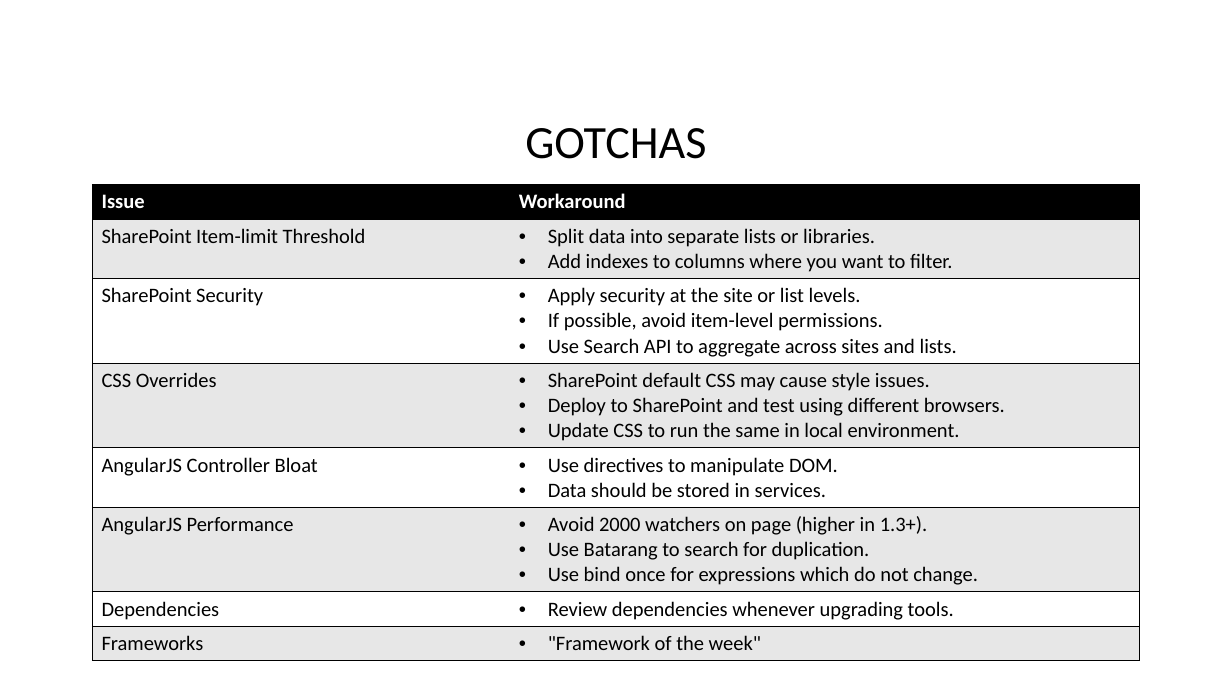
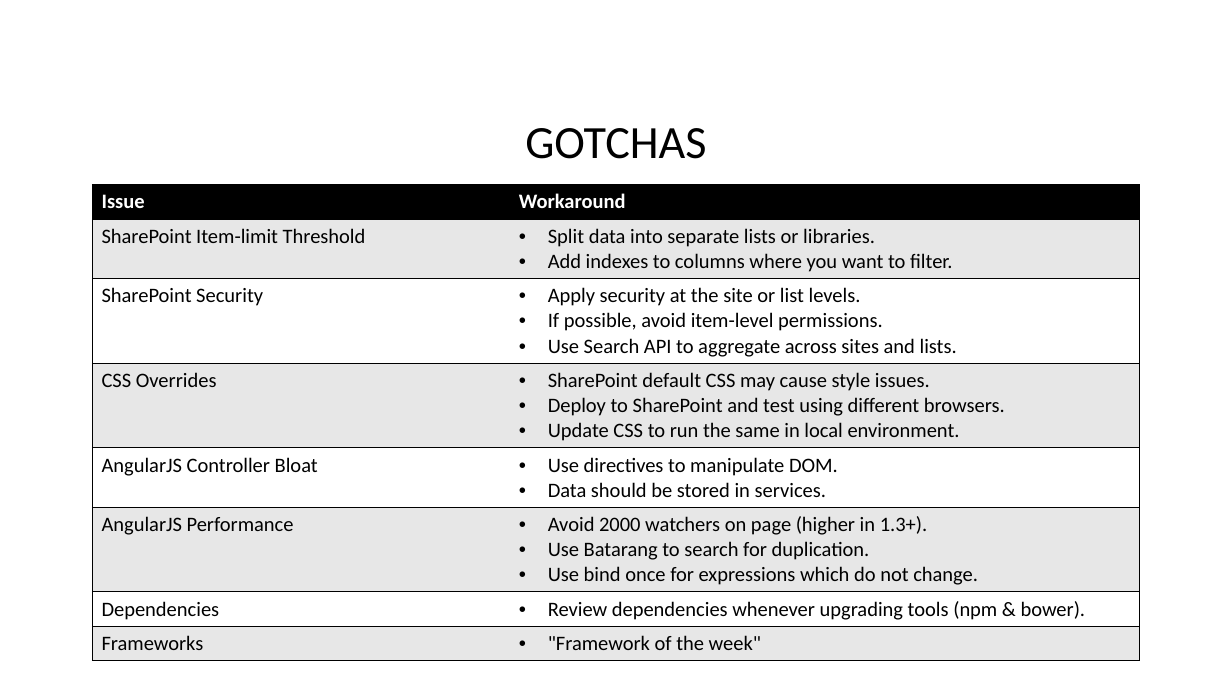
Before and after one commit to spietrek/spsdc2015, a slide deck: slide 31 of Building SPAs in SharePoint Using AngularJS.pptx. Drawn at 1232x693 pixels with LibreOffice and Linux fonts; fonts in the diff are those of the drawing. Boxes give left, top, right and bottom in pixels: in the first picture for what was removed or moved away, otherwise in the second. Text is boxed around its words. In the diff, an @@ line names an element or a change of style, - is before the commit and + after.

```diff
--- a/Building SPAs in SharePoint Using AngularJS.pptx
+++ b/Building SPAs in SharePoint Using AngularJS.pptx
@@ table at <box>92,185,1141,654</box> @@
-row 7, column 2: Review dependencies whenever upgrading tools.
+row 7, column 2: Review dependencies whenever upgrading tools (npm & bower).
```
Also in this commit, not shown: 6 other slides changed.
